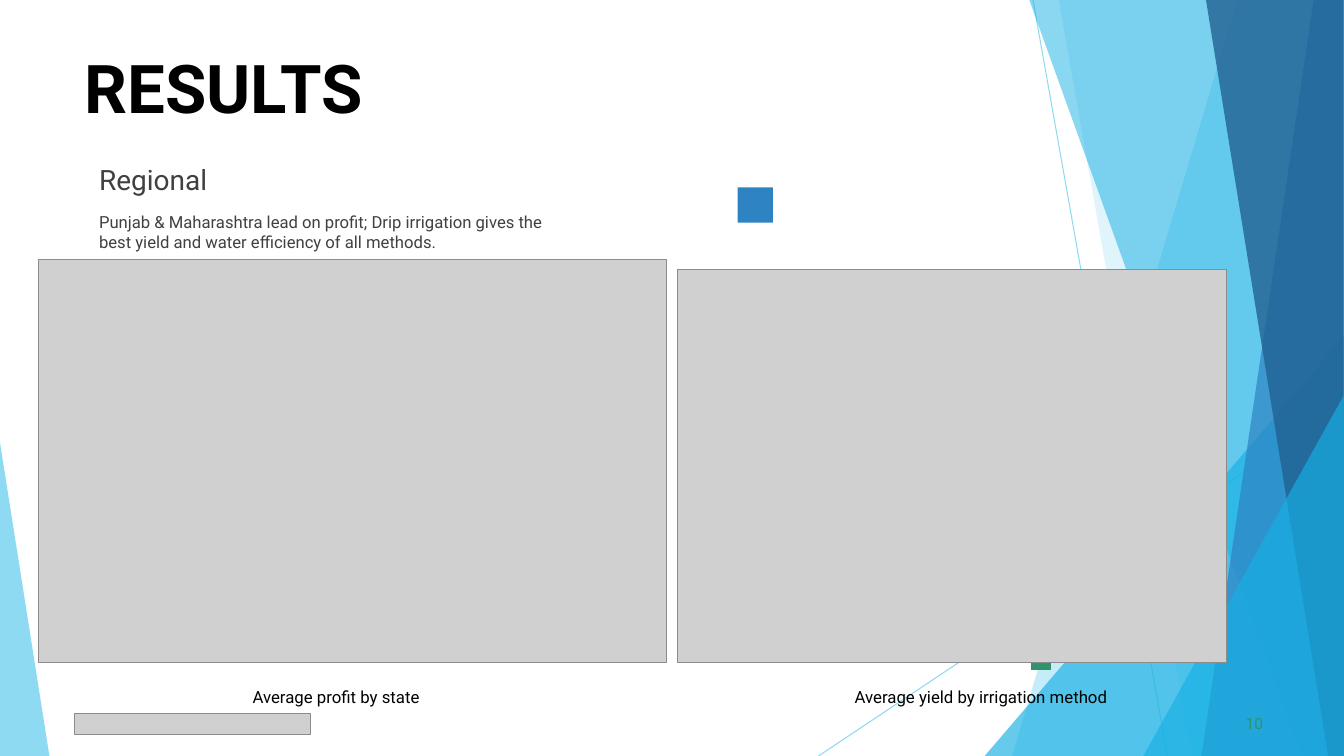
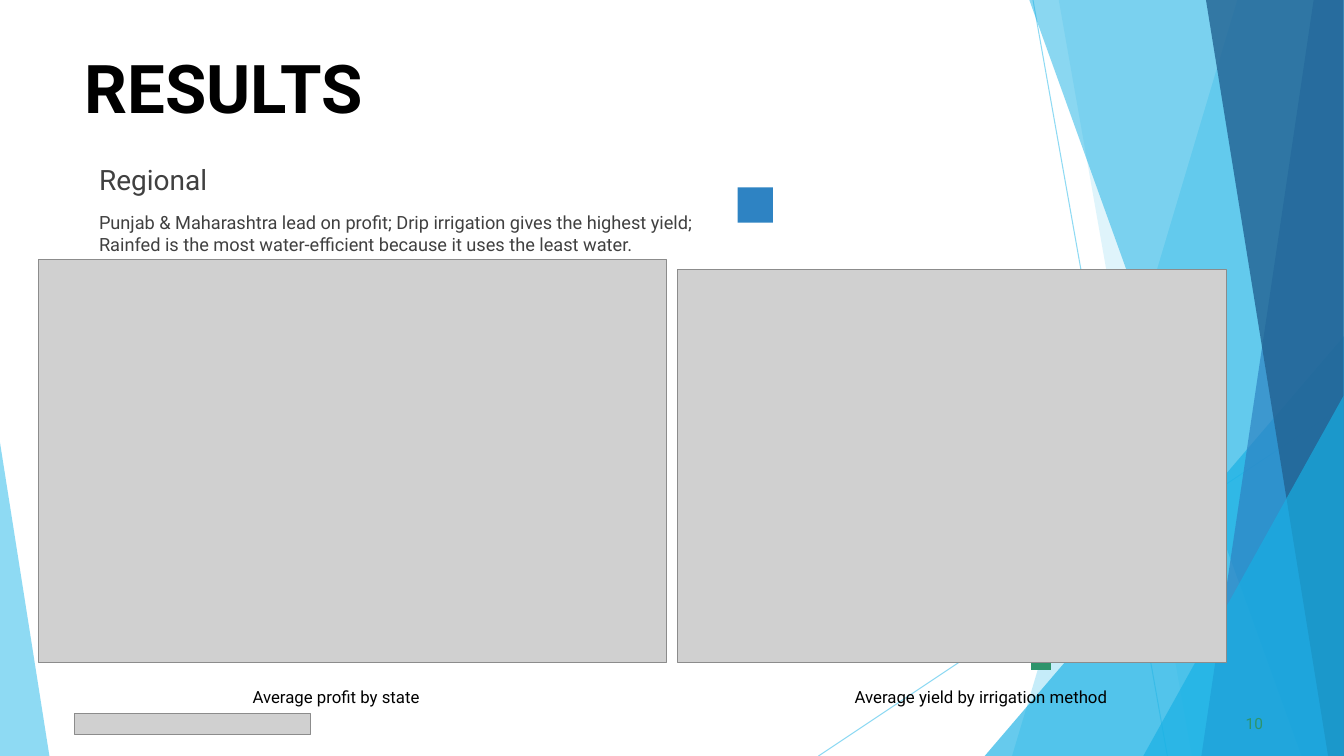
Before and after one commit to Om777-Stack/Seasonal-Agriculture-Performance-Analysis, a slide deck: slide 10 of Seasonal_Agriculture_Performance_Presentation.pptx. Drawn at 1344x756 pixels with LibreOffice and Linux fonts; fonts in the diff are those of the drawing; grey boxes stand for pictures. Boxes give left, top, right and bottom in pixels: in the first picture for what was removed or moved away, otherwise in the second. Text is boxed around its words. In the diff, an @@ line names an element or a change of style, - is before the commit and + after.

```diff
--- a/Seasonal_Agriculture_Performance_Presentation.pptx
+++ b/Seasonal_Agriculture_Performance_Presentation.pptx
@@ text at (x1=99, y1=215, x2=692, y2=251): text changed; size 11.9 to 12.9 pt @@
-Punjab & Maharashtra lead on profit; Drip irrigation gives the best yield and water efficiency of all methods.
+Punjab & Maharashtra lead on profit; Drip irrigation gives the highest yield; Rainfed is the most water-efficient because it uses the least water.
```
Also in this commit, not shown: 2 other slides changed, 2 other files.
